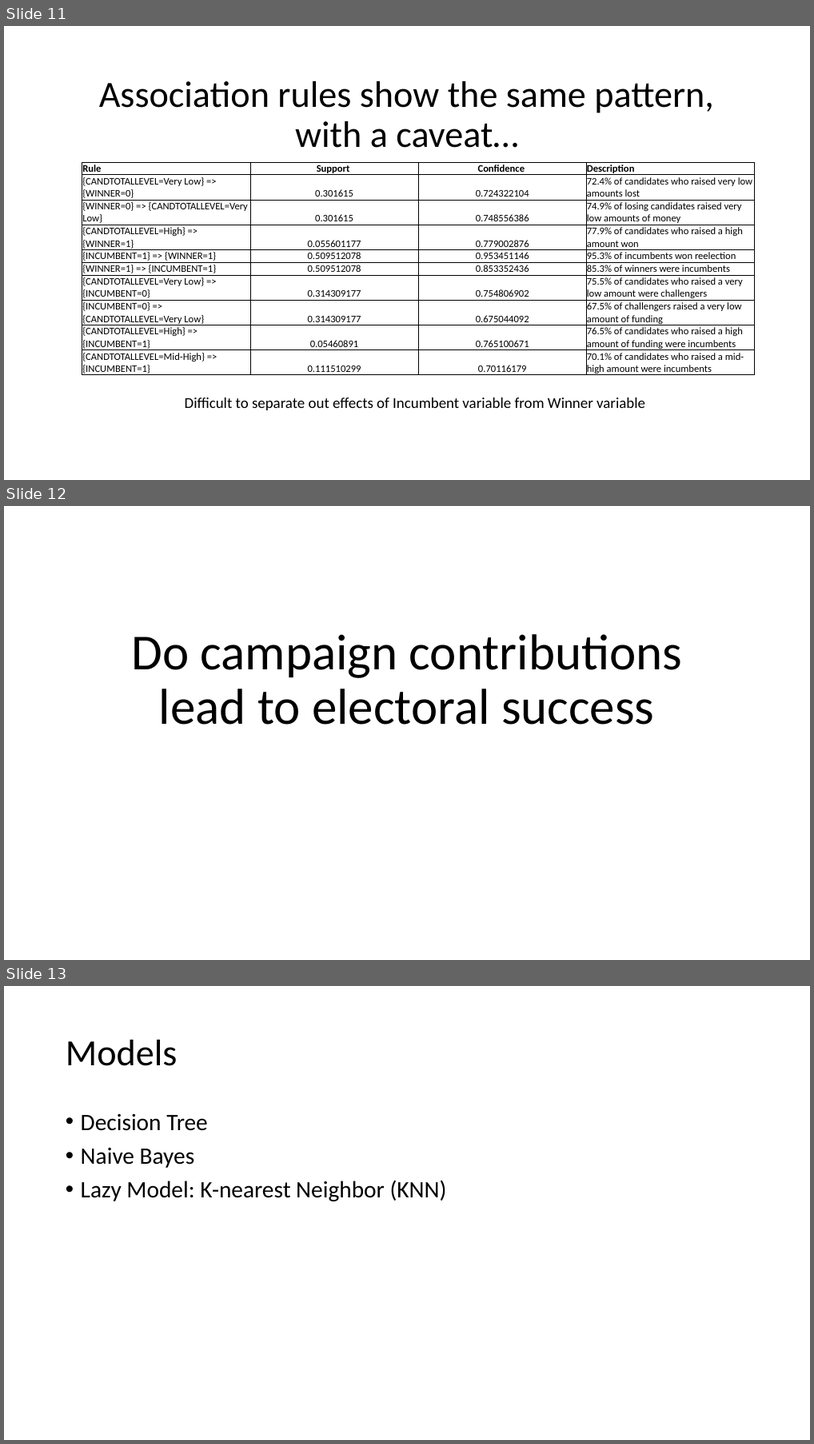
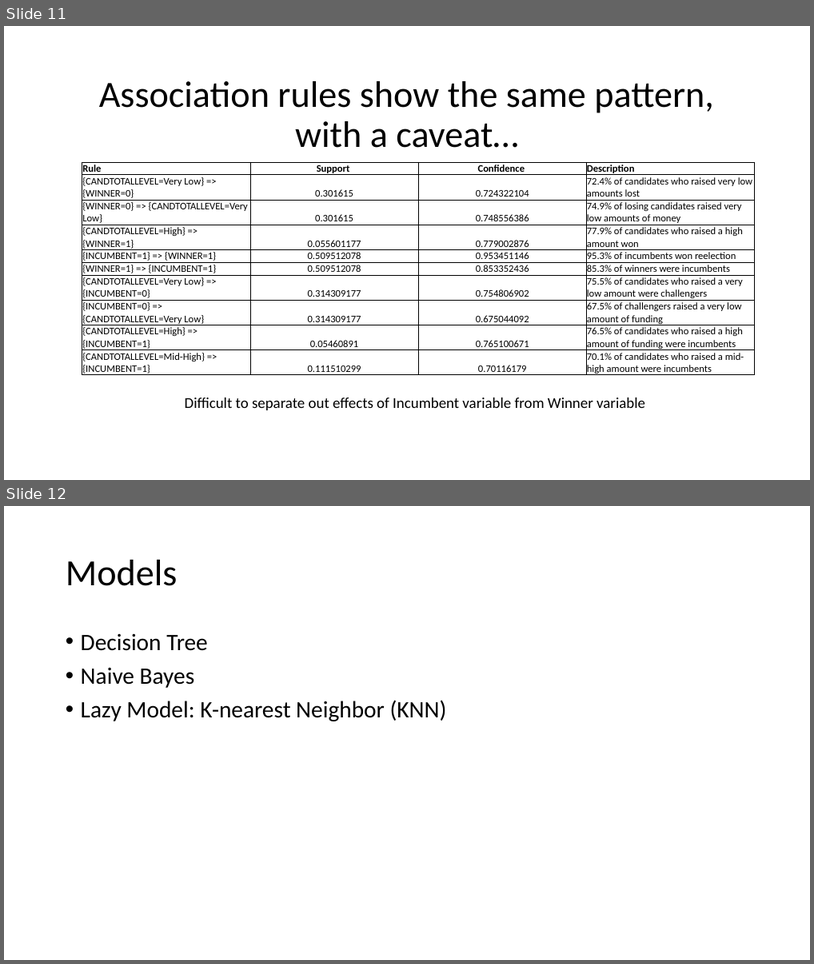
Before and after one commit to arifyali/50-percent-Chance-of-Awesome, a slide deck: Combined Slidedeck.pptx. Shown one above the other, each under a label of ours: slides 11, 12 and 13 before the commit, slides 11 and 12 after it. The pictures are 814x1444 and 814x964 pixels, drawn with LibreOffice and Linux fonts; fonts in the diff are those of the drawing. Boxes give left, top, right and bottom in pixels: in the first picture for what was removed or moved away, otherwise in the second. Text is boxed around its words. In the diff, an @@ line names an element or a change of style, - is before the commit and + after.

```diff
--- a/Combined Slidedeck.pptx
+++ b/Combined Slidedeck.pptx
@@ slide 12 removed at (4,506,810,960), background #FFFFFF @@
@@ title removed at (131,634,682,724) @@
-Do campaign contributions lead to electoral success
@@ what was slide 13 is now slide 12 @@
```
Also in this commit, not shown: 3 slides changed, 6 slides added.
